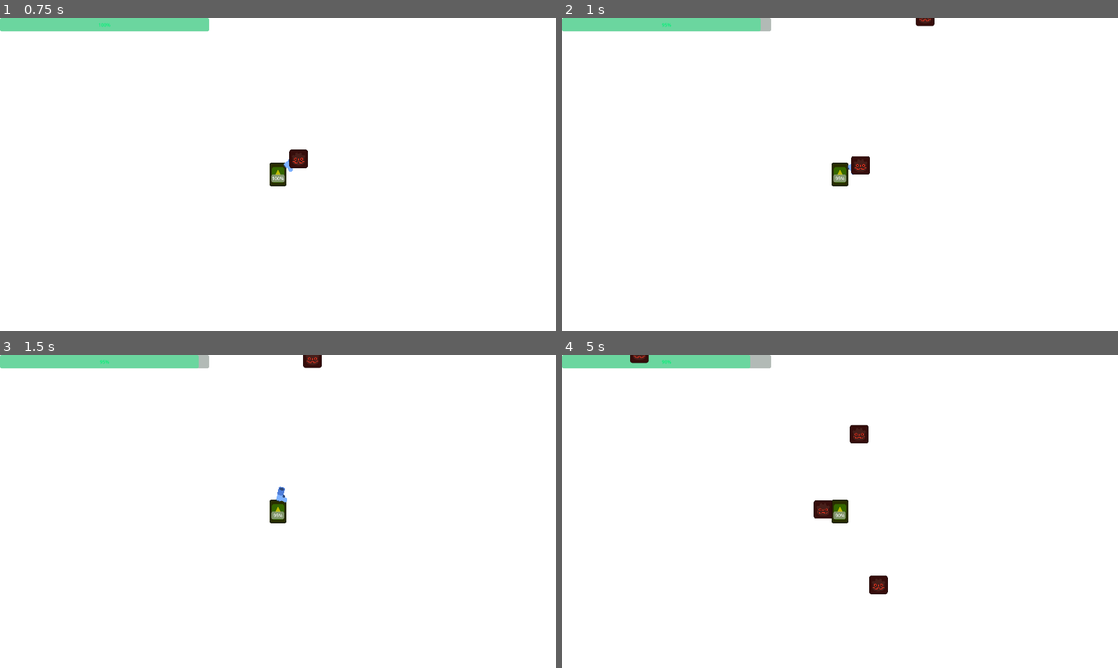
Above: before the commit, frames 1-4 (two rows, left to right).
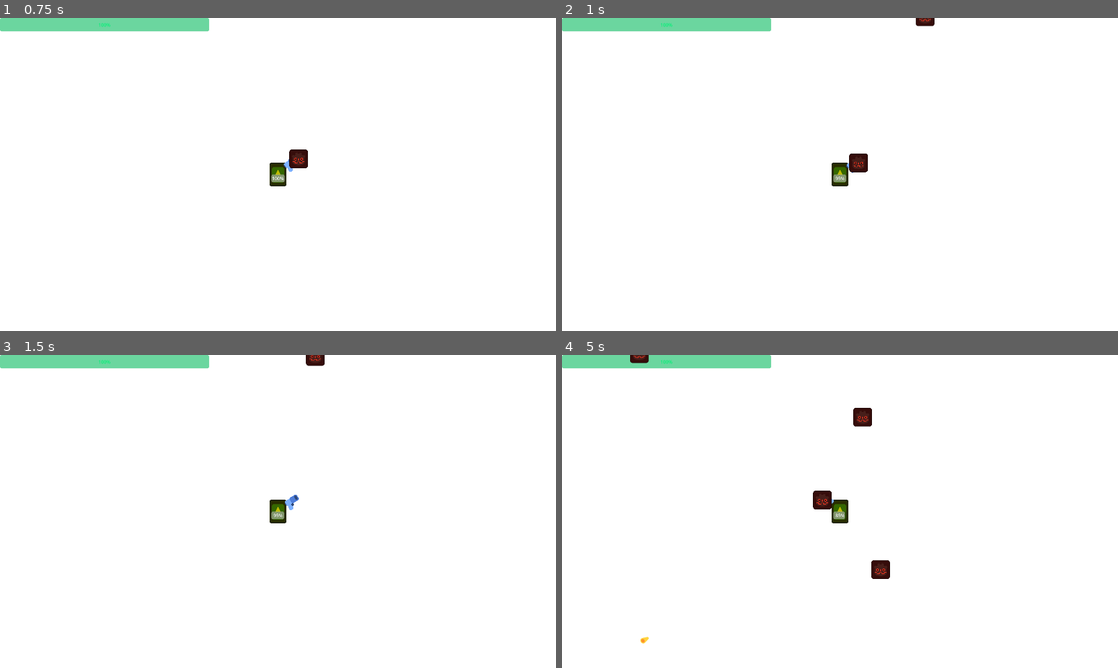
Above: after the commit, the same moments.

Repository: deutandev/survival-shooter
Game: Godot game, scene res://environment/map.tscn
Two runs of this game, one before a commit and one after it. Both use one fixed random seed, a clock stepped at 60 frames per second and the inputs below. The engine's default icon, where the game draws it, is replaced by a stand-in: a white triangle on a blue panel in a dark square.
Inputs:
- Up to frame 1 (0.75 s): hold D (move_right) from 0.53 s (still down)
- Up to frame 2 (1 s): keep holding D (move_right)
- Up to frame 3 (1.5 s): release D (move_right) at 1.28 s; hold S (move_down) from 1.28 s (still down)
- Up to frame 4 (5 s): tap Enter at 2 s; release S (move_down) at 2.03 s; hold D (move_right) 2.03-2.78 s; hold W (move_up) 2.78-3.53 s; hold A (move_left) from 3.53 s (still down)

Frame 1 is identical in both runs. In frame 2, 0.2% of the frame differs, in the area x 17-56%, y 0-51%; in frame 3, 0.3%; in frame 4, 1.2%, in the area x 14-59%, y 0-93%.

Commit message:
enemy hit bug repair

Diff:
--- a/characters/enemies/mob/mob.tscn
+++ b/characters/enemies/mob/mob.tscn
@@ -7,7 +7,7 @@
 radius = 33.541
 
 [sub_resource type="CircleShape2D" id="CircleShape2D_mxcvk"]
-radius = 48.0104
+radius = 39.0128
 
 [node name="Mob" type="CharacterBody2D"]
 collision_layer = 2
@@ -22,7 +22,7 @@
 [node name="MobCollider" type="CollisionShape2D" parent="."]
 shape = SubResource("CircleShape2D_4by1i")
 
-[node name="hitBox" type="Area2D" parent="."]
+[node name="hitBox" type="Area2D" parent="." groups=["enemy"]]
 collision_layer = 2
 collision_mask = 2
 
--- a/characters/player/player.gd
+++ b/characters/player/player.gd
@@ -29,23 +29,19 @@
 	if !isHurt:
 		get_input()
 	move_and_slide()
+	check_hurtbox_for_enemies()
 
 func player_hurt(area):
-	if isHurt:
-		return
-
 	current_health -= 5
 	print_debug(current_health)
 	#current health -= enemy.damage
 	%ProgressBar.value = current_health
-
 	if current_health <= 0:
 		player_death.emit()
 		change_to_main_menu()
 		return
-
 	isHurt = true
-	health_changed.emit()
+	health_changed.emit(current_health)
 	knockback(area.get_parent().velocity)
 	hurt_timer.start()
 	await hurt_timer.timeout
@@ -56,10 +52,14 @@
 	velocity = knockbackDirection
 	move_and_slide()
 
-func _on_hurt_box_area_entered(area: Area2D) -> void:
-	if area.name == "hitBox":
-		print_debug("Hurt")
-		player_hurt(area)
+func check_hurtbox_for_enemies():
+	if isHurt:
+		return
+	var overlapping_areas = hurtbox.get_overlapping_areas()
+	for area in overlapping_areas:
+		if area.is_in_group("enemy"):
+			player_hurt(area)
+			break
 
 func change_to_main_menu():
 	await get_tree().create_timer(1.0).timeout
--- a/characters/player/player.tscn
+++ b/characters/player/player.tscn
@@ -8,7 +8,7 @@
 size = Vector2(54, 71)
 
 [sub_resource type="RectangleShape2D" id="RectangleShape2D_508ok"]
-size = Vector2(73, 91)
+size = Vector2(63, 80)
 
 [node name="Player" type="CharacterBody2D"]
 collision_mask = 3
@@ -31,7 +31,7 @@
 collision_mask = 2
 
 [node name="CollisionEnemy" type="CollisionShape2D" parent="HurtBox"]
-position = Vector2(-0.5, -0.5)
+position = Vector2(-1.5, -1)
 shape = SubResource("RectangleShape2D_508ok")
 debug_color = Color(0.512248, 0.441138, 0.95437, 0.42)
 
--- a/project.godot
+++ b/project.godot
@@ -20,6 +20,10 @@
 window/size/viewport_width=1920
 window/size/viewport_height=1080
 window/stretch/mode="viewport"
+
+[global_group]
+
+enemy=""
 
 [input]
 
